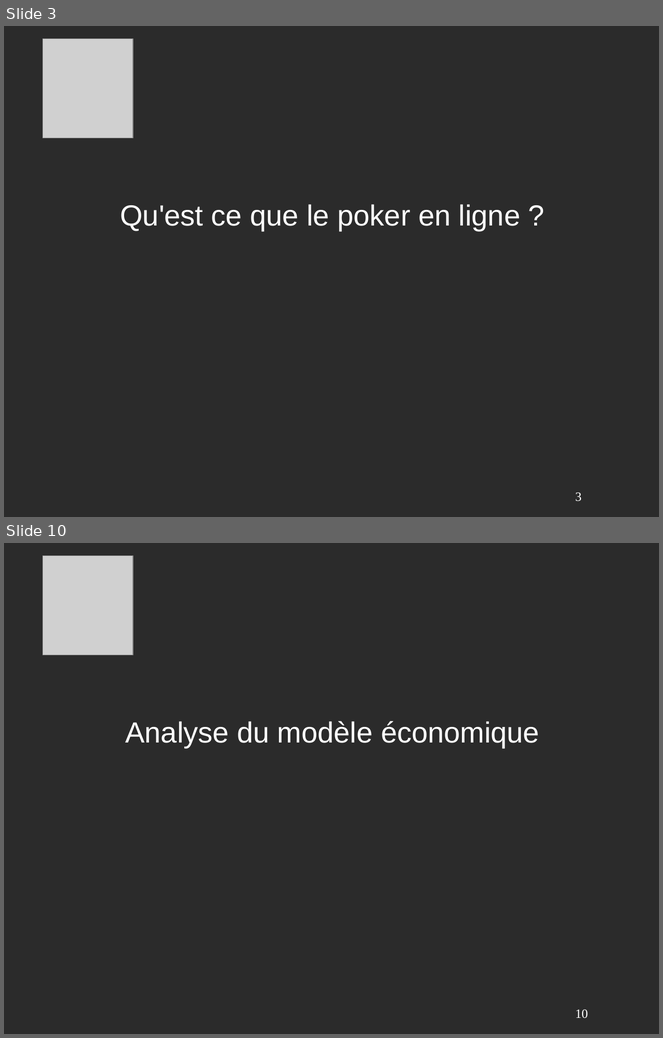
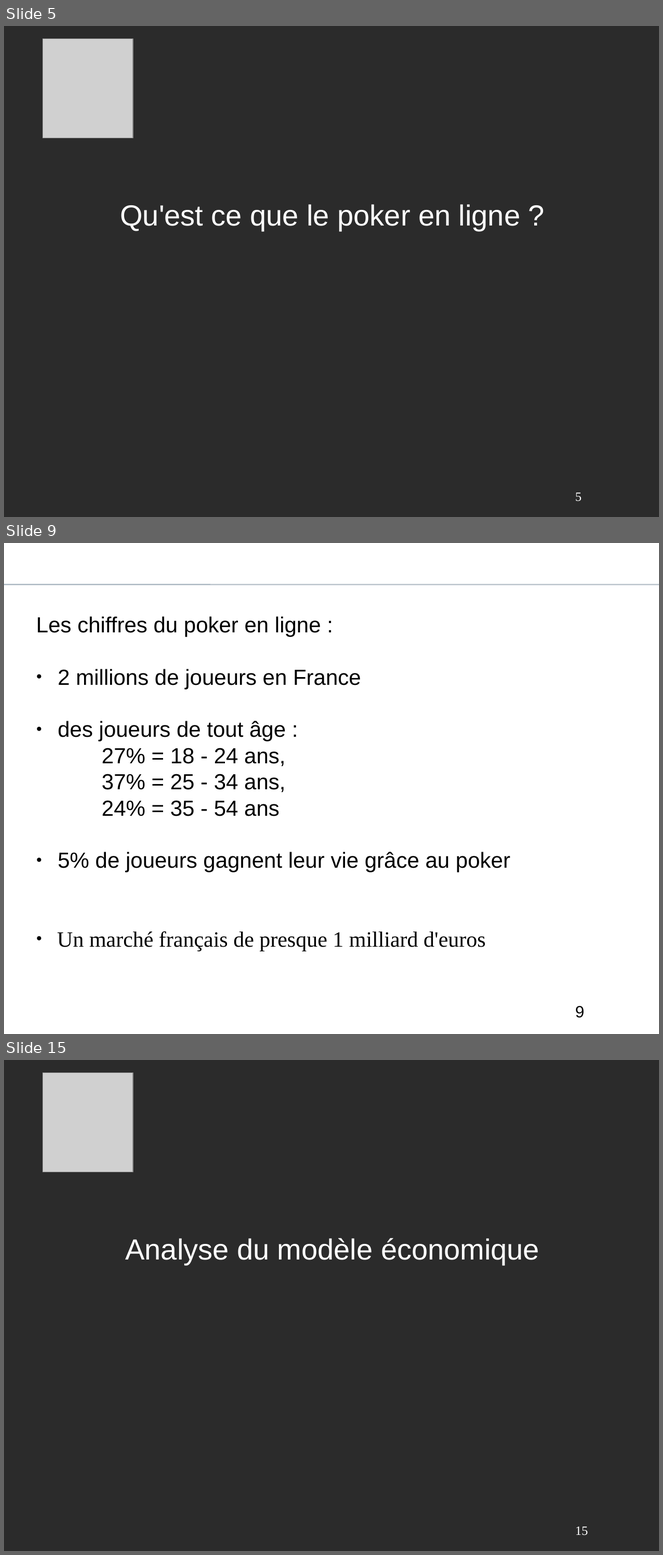
Before and after one commit to OlivierK/economie, a slide deck: presentation.odp. Shown one above the other, each under a label of ours: slides 3 and 10 before the commit, slides 5, 9 and 15 after it; the slides between them are not shown. The pictures are 663x1038 and 663x1555 pixels, drawn with LibreOffice and Linux fonts; fonts in the diff are those of the drawing; grey boxes stand for pictures; background and template pictures are left out; a plain dark background stands for a picture behind light text. Boxes give left, top, right and bottom in pixels: in the first picture for what was removed or moved away, otherwise in the second. Text is boxed around its words. In the diff, an @@ line names an element or a change of style, - is before the commit and + after.

```diff
--- a/presentation.odp
+++ b/presentation.odp
@@ slide 9 added at (4, 543, 659, 1034), background picture (left out) @@
@@ text added at (29, 548, 236, 574), 18 pt, text #FFFFFF @@
+Le poker en ligne :
@@ rectangle added at (210, 543, 659, 585), fill #FFFFFF at 25% opacity @@
@@ text added at (213, 550, 659, 576), 18 pt, text #FFFFFF @@
+Quelques chiffres
@@ rectangle added at (4, 584, 659, 586), fill #ABB7C1 @@
@@ text added at (36, 616, 510, 952), 24 pt, text #000000 @@
+Les chiffres du poker en ligne :
+● 2 millions de joueurs en France
+● des joueurs de tout âge :
+27% = 18 - 24 ans,
+37% = 25 - 34 ans,
+24% = 35 - 54 ans
+● 5% de joueurs gagnent leur vie grâce au poker
+● Un marché français de presque 1 milliard d'euros
@@ page number added at (575, 1006, 585, 1018), 18 pt, text #000000 @@
+9
@@ what was slide 3 is now slide 5 @@
@@ page number at (575, 493, 582, 502): text changed @@
-3
+5
@@ what was slide 10 is now slide 15 @@
@@ page number at (575, 1527, 588, 1536): text changed @@
-10
+15
```
Also in this commit, not shown: 11 slides changed, 7 other slides added.
